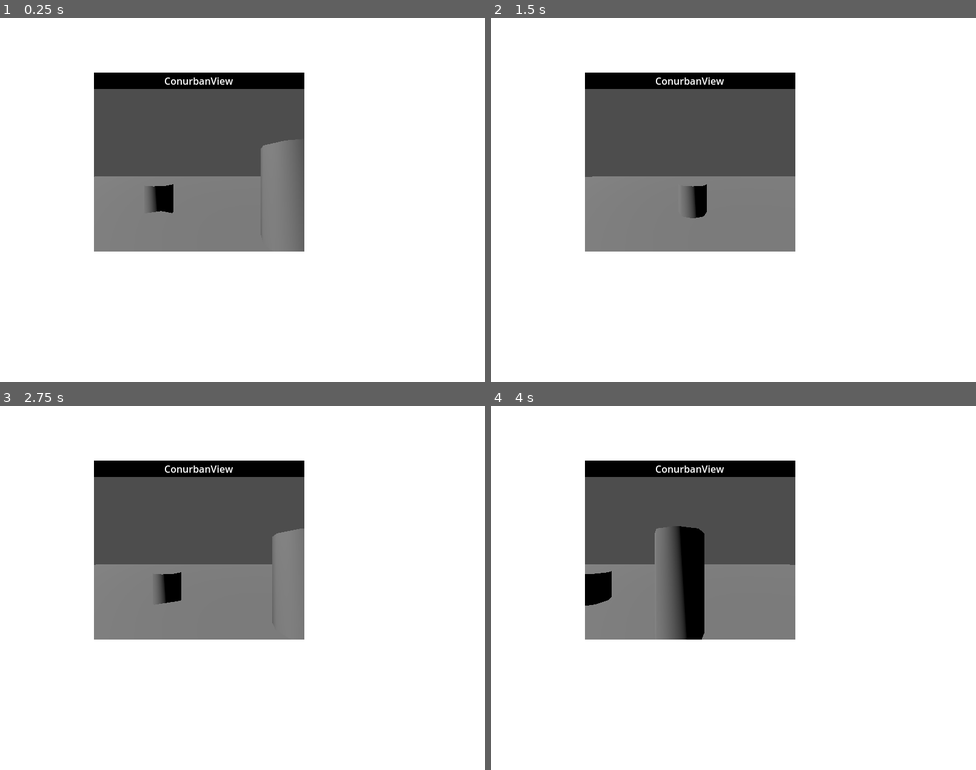
Above: before the commit, frames 1-4 (two rows, left to right).
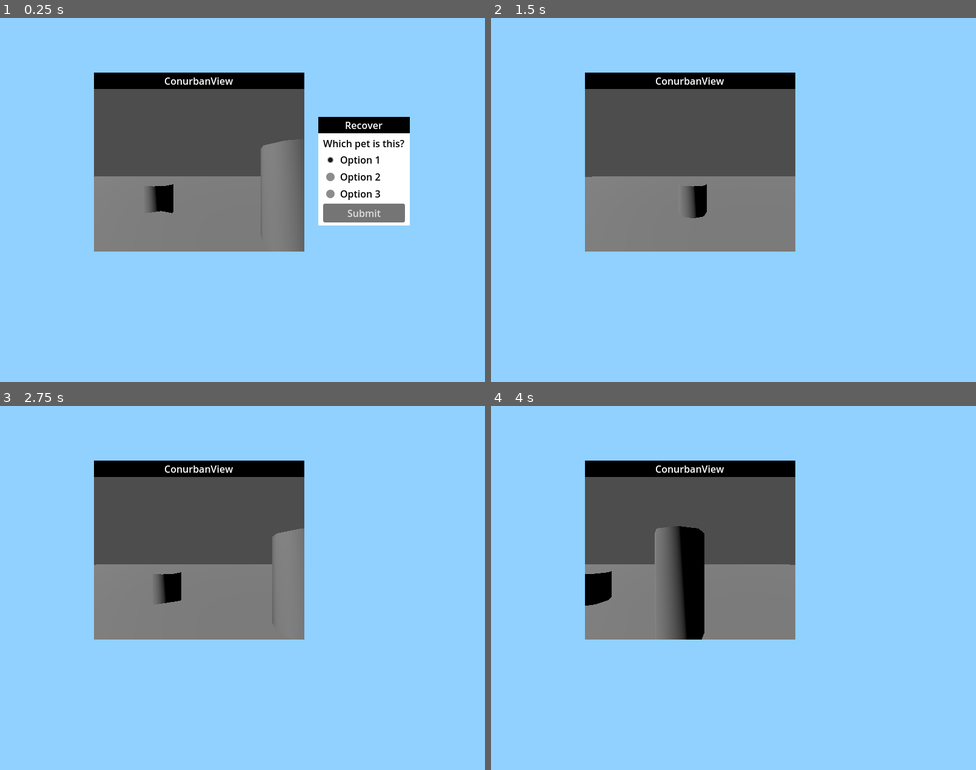
Above: after the commit, the same moments.

Repository: cc-dan/prs
Game: Godot game, scene res://scenes/desktop.tscn
Same seed, same stepped clock (60 frames per second), same inputs: the game is played once before the commit and once after it.
Inputs (mouse positions are in pixels of both pictures, inside the frame that each line leads up to):
- Up to frame 1 (0.25 s): no input
- Up to frame 2 (1.5 s): click (820, 159) at 0.52 s; click (854, 214) at 1.25 s, where only the run after the commit has a clickable "Submit"
- Up to frame 3 (2.75 s): move the mouse to (349, 569) at 2.02 s; press the mouse at (349, 569) at 2.03 s
- Up to frame 4 (4 s): move the mouse to (636, 606) at 2.77 s; release the mouse at (636, 606) at 2.78 s; click (636, 606) at 2.85 s; move the mouse to (782, 507) at 3.52 s; press the mouse at (782, 507) at 3.53 s

The runs differ from the first frame. In frame 1, 75% of the frame differs, in the area x 0-100%, y 0-100%; in frame 2, 79%; in frame 3, 79%; in frame 4, 79%.
Error after the commit: Parse Error: Expected indented block after function declaration. (res://scenes/world.tscn::GDScript_nnsk1:3)

Commit message:
Ventana de recuperación, organización de archivos.

Diff:
--- a/scenes/desktop.tscn
+++ b/scenes/desktop.tscn
@@ -1,12 +1,14 @@
-[gd_scene load_steps=2 format=3 uid="uid://brix0jw77qnpr"]
+[gd_scene load_steps=3 format=3 uid="uid://brix0jw77qnpr"]
 
-[ext_resource type="PackedScene" uid="uid://bekwbgkh3r6t0" path="res://scenes/world_view_window.tscn" id="1_xxa2h"]
+[ext_resource type="PackedScene" uid="uid://bekwbgkh3r6t0" path="res://scenes/window/window_world_view.tscn" id="1_xxa2h"]
+[ext_resource type="PackedScene" uid="uid://xgji17ywxot7" path="res://scenes/window/window_recovery.tscn" id="2_7gre8"]
 
 [node name="Desktop" type="Node2D"]
 
 [node name="ColorRect" type="ColorRect" parent="."]
 offset_right = 800.0
 offset_bottom = 600.0
+color = Color(0.564706, 0.819608, 1, 1)
 
 [node name="WorldViewWindow" parent="." instance=ExtResource("1_xxa2h")]
 offset_left = 155.0
@@ -14,3 +16,9 @@
 offset_right = 502.0
 offset_bottom = 385.0
 script = null
+
+[node name="Window" parent="." instance=ExtResource("2_7gre8")]
+offset_left = 525.0
+offset_top = 163.0
+offset_right = 676.0
+offset_bottom = 320.0
--- /dev/null
+++ b/scenes/pets/dog.tscn
@@ -0,0 +1,17 @@
+[gd_scene load_steps=4 format=3 uid="uid://ckt5qopiaifds"]
+
+[sub_resource type="BoxShape3D" id="BoxShape3D_1vg85"]
+
+[sub_resource type="StandardMaterial3D" id="StandardMaterial3D_7nslh"]
+albedo_color = Color(0, 0, 0, 1)
+
+[sub_resource type="BoxMesh" id="BoxMesh_rjqd4"]
+material = SubResource("StandardMaterial3D_7nslh")
+
+[node name="Dog" type="StaticBody3D"]
+
+[node name="CollisionShape3D" type="CollisionShape3D" parent="."]
+shape = SubResource("BoxShape3D_1vg85")
+
+[node name="MeshInstance3D" type="MeshInstance3D" parent="."]
+mesh = SubResource("BoxMesh_rjqd4")
--- /dev/null
+++ b/scenes/resources/window_recovery_buttons.tres
@@ -0,0 +1,3 @@
+[gd_resource type="ButtonGroup" format=3 uid="uid://diy00s0kwsd8p"]
+
+[resource]
--- a/scenes/window.tscn
+++ b/scenes/window/window.tscn
@@ -1,6 +1,6 @@
 [gd_scene load_steps=4 format=3 uid="uid://bp2r16k545otu"]
 
-[ext_resource type="Script" uid="uid://2bdx7lbi6cv6" path="res://scenes/window.gd" id="1_oya5r"]
+[ext_resource type="Script" uid="uid://2bdx7lbi6cv6" path="res://scripts/window.gd" id="1_oya5r"]
 
 [sub_resource type="StyleBoxFlat" id="StyleBoxFlat_pnvhp"]
 bg_color = Color(0, 0, 0, 1)
--- /dev/null
+++ b/scenes/window/window_missing_dog.tscn
@@ -0,0 +1,66 @@
+[gd_scene load_steps=3 format=3 uid="uid://b1j71sqxb754k"]
+
+[ext_resource type="PackedScene" uid="uid://bp2r16k545otu" path="res://scenes/window/window.tscn" id="1_owajo"]
+[ext_resource type="Script" uid="uid://dkc5ax13a8rik" path="res://scripts/missing_dog_window.gd" id="2_3foo6"]
+
+[node name="MissingDogWindow" instance=ExtResource("1_owajo")]
+offset_right = 294.0
+offset_bottom = 214.0
+script = ExtResource("2_3foo6")
+
+[node name="Title" parent="HBoxContainer/TitleBar/MarginContainer" index="0"]
+text = "MISSING: "
+
+[node name="VBoxContainer" type="VBoxContainer" parent="HBoxContainer/Body" index="0"]
+layout_mode = 2
+
+[node name="DogViewContainer" type="SubViewportContainer" parent="HBoxContainer/Body/VBoxContainer" index="0"]
+layout_mode = 2
+
+[node name="FurForm" type="HBoxContainer" parent="HBoxContainer/Body/VBoxContainer" index="1"]
+layout_mode = 2
+
+[node name="Key" type="Label" parent="HBoxContainer/Body/VBoxContainer/FurForm" index="0"]
+custom_minimum_size = Vector2(40, 0)
+layout_mode = 2
+theme_override_colors/font_color = Color(0, 0, 0, 1)
+text = "Fur"
+
+[node name="Value" type="Label" parent="HBoxContainer/Body/VBoxContainer/FurForm" index="1"]
+layout_mode = 2
+size_flags_horizontal = 8
+theme_override_colors/font_color = Color(0, 0, 0, 1)
+text = ": Light brown with white spots"
+horizontal_alignment = 2
+
+[node name="EarsForm" type="HBoxContainer" parent="HBoxContainer/Body/VBoxContainer" index="2"]
+layout_mode = 2
+
+[node name="Key" type="Label" parent="HBoxContainer/Body/VBoxContainer/EarsForm" index="0"]
+custom_minimum_size = Vector2(40, 0)
+layout_mode = 2
+theme_override_colors/font_color = Color(0, 0, 0, 1)
+text = "Ears"
+
+[node name="Value" type="Label" parent="HBoxContainer/Body/VBoxContainer/EarsForm" index="1"]
+layout_mode = 2
+size_flags_horizontal = 8
+theme_override_colors/font_color = Color(0, 0, 0, 1)
+text = ": Short and round"
+horizontal_alignment = 2
+
+[node name="TailForm" type="HBoxContainer" parent="HBoxContainer/Body/VBoxContainer" index="3"]
+layout_mode = 2
+
+[node name="Key" type="Label" parent="HBoxContainer/Body/VBoxContainer/TailForm" index="0"]
+custom_minimum_size = Vector2(40, 0)
+layout_mode = 2
+theme_override_colors/font_color = Color(0, 0, 0, 1)
+text = "Tail"
+
+[node name="Value" type="Label" parent="HBoxContainer/Body/VBoxContainer/TailForm" index="1"]
+layout_mode = 2
+size_flags_horizontal = 8
+theme_override_colors/font_color = Color(0, 0, 0, 1)
+text = ": Long"
+horizontal_alignment = 2
--- /dev/null
+++ b/scenes/window/window_recovery.tscn
@@ -0,0 +1,71 @@
+[gd_scene load_steps=4 format=3 uid="uid://xgji17ywxot7"]
+
+[ext_resource type="PackedScene" uid="uid://bp2r16k545otu" path="res://scenes/window/window.tscn" id="1_ypbx4"]
+[ext_resource type="Script" uid="uid://cjpqmum7es1iv" path="res://scripts/window_recovery.gd" id="2_6xp8y"]
+[ext_resource type="ButtonGroup" uid="uid://diy00s0kwsd8p" path="res://scenes/resources/window_recovery_buttons.tres" id="3_kycyh"]
+
+[node name="Window" instance=ExtResource("1_ypbx4")]
+offset_right = 151.0
+offset_bottom = 157.0
+script = ExtResource("2_6xp8y")
+
+[node name="Title" parent="HBoxContainer/TitleBar/MarginContainer" index="0"]
+text = "Recover"
+
+[node name="MarginContainer" type="MarginContainer" parent="HBoxContainer/Body" index="0"]
+layout_mode = 2
+theme_override_constants/margin_top = 5
+theme_override_constants/margin_bottom = 5
+
+[node name="VBoxContainer" type="VBoxContainer" parent="HBoxContainer/Body/MarginContainer" index="0"]
+layout_mode = 2
+size_flags_horizontal = 4
+
+[node name="Label" type="Label" parent="HBoxContainer/Body/MarginContainer/VBoxContainer" index="0"]
+layout_mode = 2
+theme_override_colors/font_color = Color(0, 0, 0, 1)
+text = "Which pet is this?"
+horizontal_alignment = 1
+
+[node name="HBoxContainer" type="HBoxContainer" parent="HBoxContainer/Body/MarginContainer/VBoxContainer" index="1"]
+layout_mode = 2
+
+[node name="CheckBox" type="CheckBox" parent="HBoxContainer/Body/MarginContainer/VBoxContainer/HBoxContainer" index="0"]
+layout_mode = 2
+button_pressed = true
+button_group = ExtResource("3_kycyh")
+
+[node name="Label" type="Label" parent="HBoxContainer/Body/MarginContainer/VBoxContainer/HBoxContainer" index="1"]
+layout_mode = 2
+theme_override_colors/font_color = Color(0, 0, 0, 1)
+text = "Option 1"
+
+[node name="HBoxContainer2" type="HBoxContainer" parent="HBoxContainer/Body/MarginContainer/VBoxContainer" index="2"]
+layout_mode = 2
+
+[node name="CheckBox" type="CheckBox" parent="HBoxContainer/Body/MarginContainer/VBoxContainer/HBoxContainer2" index="0"]
+layout_mode = 2
+button_group = ExtResource("3_kycyh")
+
+[node name="Label" type="Label" parent="HBoxContainer/Body/MarginContainer/VBoxContainer/HBoxContainer2" index="1"]
+layout_mode = 2
+theme_override_colors/font_color = Color(0, 0, 0, 1)
+text = "Option 2"
+
+[node name="HBoxContainer3" type="HBoxContainer" parent="HBoxContainer/Body/MarginContainer/VBoxContainer" index="3"]
+layout_mode = 2
+
+[node name="CheckBox" type="CheckBox" parent="HBoxContainer/Body/MarginContainer/VBoxContainer/HBoxContainer3" index="0"]
+layout_mode = 2
+button_group = ExtResource("3_kycyh")
+
+[node name="Label" type="Label" parent="HBoxContainer/Body/MarginContainer/VBoxContainer/HBoxContainer3" index="1"]
+layout_mode = 2
+theme_override_colors/font_color = Color(0, 0, 0, 1)
+text = "Option 3"
+
+[node name="Button" type="Button" parent="HBoxContainer/Body/MarginContainer/VBoxContainer" index="4"]
+layout_mode = 2
+text = "Submit"
+
+[connection signal="pressed" from="HBoxContainer/Body/MarginContainer/VBoxContainer/Button" to="." method="_on_button_pressed"]
--- a/scenes/world_view_window.tscn
+++ b/scenes/window/window_world_view.tscn
@@ -1,6 +1,6 @@
 [gd_scene load_steps=3 format=3 uid="uid://bekwbgkh3r6t0"]
 
-[ext_resource type="PackedScene" uid="uid://bp2r16k545otu" path="res://scenes/window.tscn" id="1_kl2qe"]
+[ext_resource type="PackedScene" uid="uid://bp2r16k545otu" path="res://scenes/window/window.tscn" id="1_kl2qe"]
 [ext_resource type="PackedScene" uid="uid://dbh1n2aglxgfl" path="res://scenes/world.tscn" id="2_nkyuf"]
 
 [node name="WorldViewWindow" instance=ExtResource("1_kl2qe")]
@@ -16,7 +16,7 @@
 
 [node name="SubViewport" type="SubViewport" parent="HBoxContainer/Body/SubViewportContainer" index="0"]
 handle_input_locally = false
-size = Vector2i(347, 268)
+size = Vector2i(2, 2)
 render_target_update_mode = 4
 
 [node name="World" parent="HBoxContainer/Body/SubViewportContainer/SubViewport" index="0" instance=ExtResource("2_nkyuf")]
--- a/scenes/world.tscn
+++ b/scenes/world.tscn
@@ -1,8 +1,15 @@
-[gd_scene load_steps=2 format=3 uid="uid://dbh1n2aglxgfl"]
+[gd_scene load_steps=3 format=3 uid="uid://dbh1n2aglxgfl"]
 
 [ext_resource type="Script" uid="uid://drarigv05r1jx" path="res://scripts/dummy_camera.gd" id="1_nnsk1"]
 
+[sub_resource type="GDScript" id="GDScript_nnsk1"]
+script/source = "extends Node3D
+
+func _process(delta: float) -> void:
+	"
+
 [node name="World" type="Node3D"]
+script = SubResource("GDScript_nnsk1")
 
 [node name="CSGBox3D" type="CSGBox3D" parent="."]
 transform = Transform3D(50, 0, 0, 0, 0.01, 0, 0, 0, 50, 0, 0, 0)
--- /dev/null
+++ b/scripts/missing_dog_window.gd
@@ -0,0 +1,4 @@
+extends "res://scenes/window.gd"
+
+func init(dog_name: String):
+	$HBoxContainer/TitleBar/MarginContainer/Title.text += dog_name
--- a/scenes/window.gd
+++ b/scripts/window.gd
@@ -1,5 +1,7 @@
 extends PanelContainer
 
+func close() -> void:
+	queue_free()
 
 func _on_title_bar_gui_input(event: InputEvent) -> void:
 	print("clicked")
--- /dev/null
+++ b/scripts/window_recovery.gd
@@ -0,0 +1,6 @@
+extends "res://scripts/window.gd"
+
+@onready var radio: ButtonGroup = $HBoxContainer/Body/MarginContainer/VBoxContainer/HBoxContainer/CheckBox.button_group
+
+func _on_button_pressed() -> void:
+	super.close()
Not shown, added: scripts/missing_dog_window.gd.uid
Renamed: scenes/window.gd.uid -> scripts/window.gd.uid
Not shown, added: scripts/window_recovery.gd.uid
